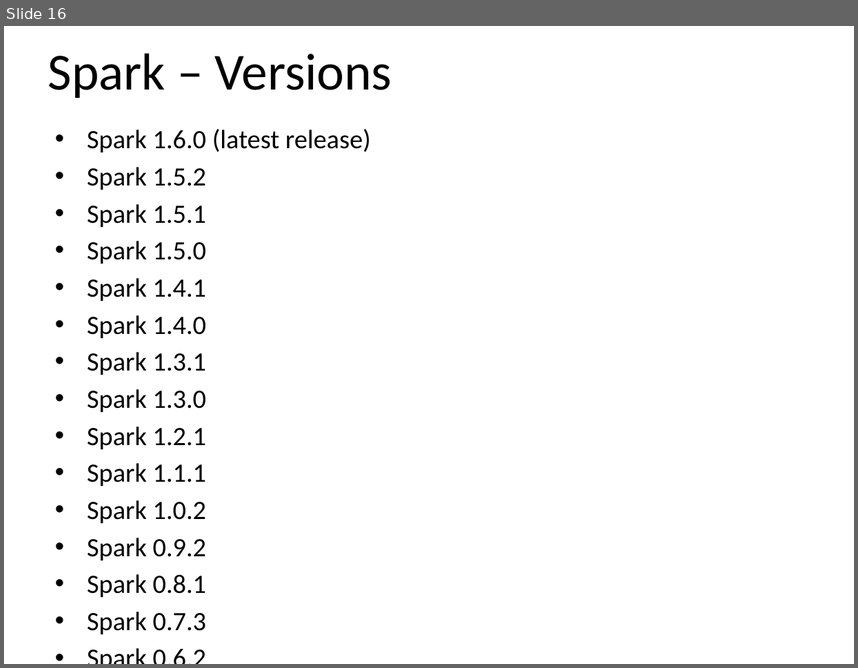
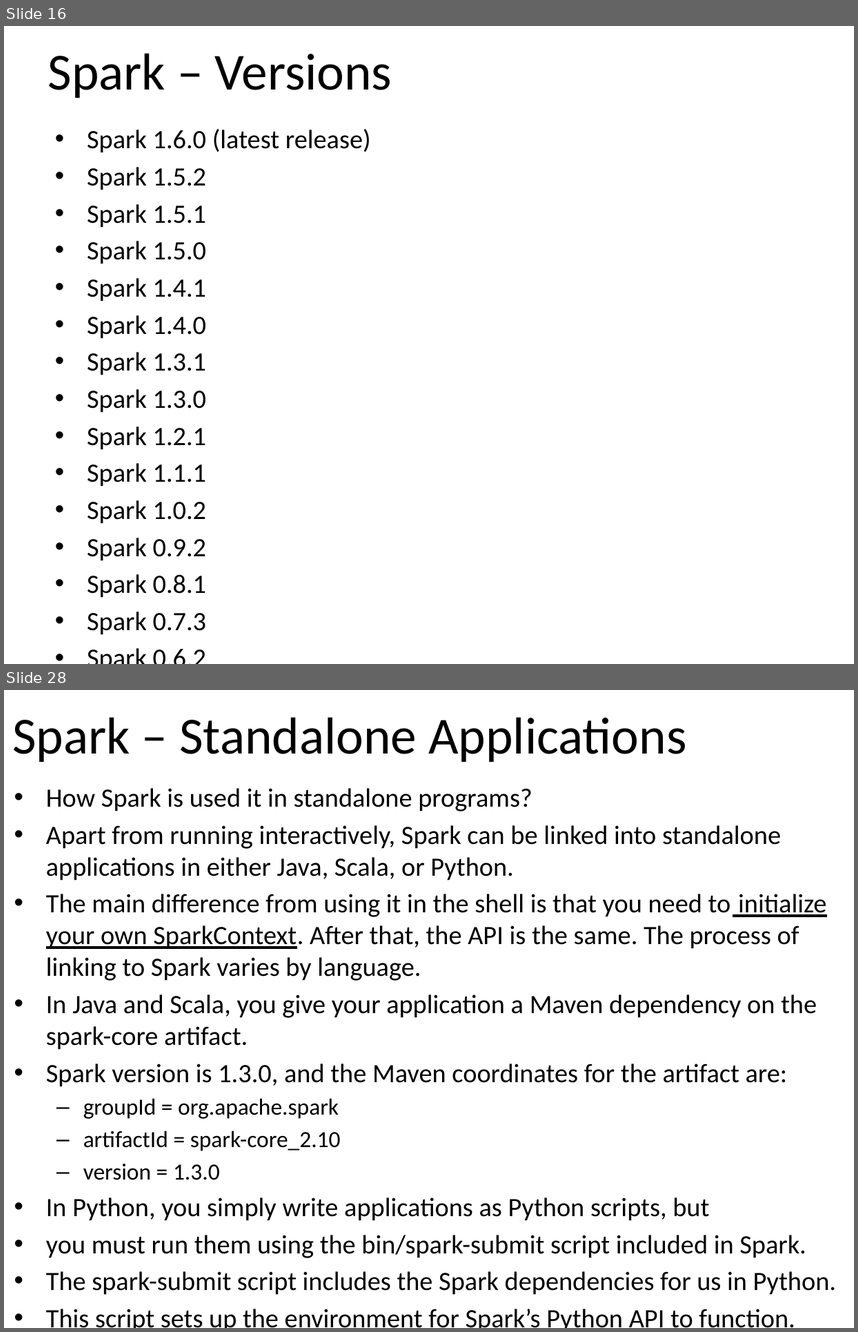
Before and after one commit to email2dorababu/SCALA_Reading, a slide deck: Spark_PPT/Spark_part1.pptx. Shown one above the other, each under a label of ours: slide 16 before the commit, slides 16 and 28 after it; the slides between them are not shown. The pictures are 858x668 and 858x1332 pixels, drawn with LibreOffice and Linux fonts; fonts in the diff are those of the drawing. Boxes give left, top, right and bottom in pixels: in the first picture for what was removed or moved away, otherwise in the second. Text is boxed around its words. In the diff, an @@ line names an element or a change of style, - is before the commit and + after.

```diff
--- a/Spark_PPT/Spark_part1.pptx
+++ b/Spark_PPT/Spark_part1.pptx
@@ slide 28 added at bbox=[4, 690, 854, 1328], background #FFFFFF @@
@@ title added at bbox=[12, 717, 686, 762], 44 pt, text #000000 @@
+Spark – Standalone Applications
@@ text added at bbox=[46, 788, 836, 1328], 22.4 pt, text #000000 @@
+• How Spark is used it in standalone programs?
+• Apart from running interactively, Spark can be linked into standalone applications in either Java, Scala, or Python.
+• The main difference from using it in the shell is that you need to initialize your own SparkContext. After that, the API is the same. The process of linking to Spark varies by language.
+• In Java and Scala, you give your application a Maven dependency on the spark-core artifact.
+• Spark version is 1.3.0, and the Maven coordinates for the artifact are:
+  – groupId = org.apache.spark
+  – artifactId = spark-core_2.10
+  – version = 1.3.0
+• In Python, you simply write applications as Python scripts, but
+• you must run them using the bin/spark-submit script included in Spark.
+• The spark-submit script includes the Spark dependencies for us in Python.
+• This script sets up the environment for Spark’s Python API to function.
+  – Running a Python script
+  – bin\spark-submit my_script.py
```
Also in this commit, not shown: 1 slide changed, 18 other slides added, 1 slide removed.
